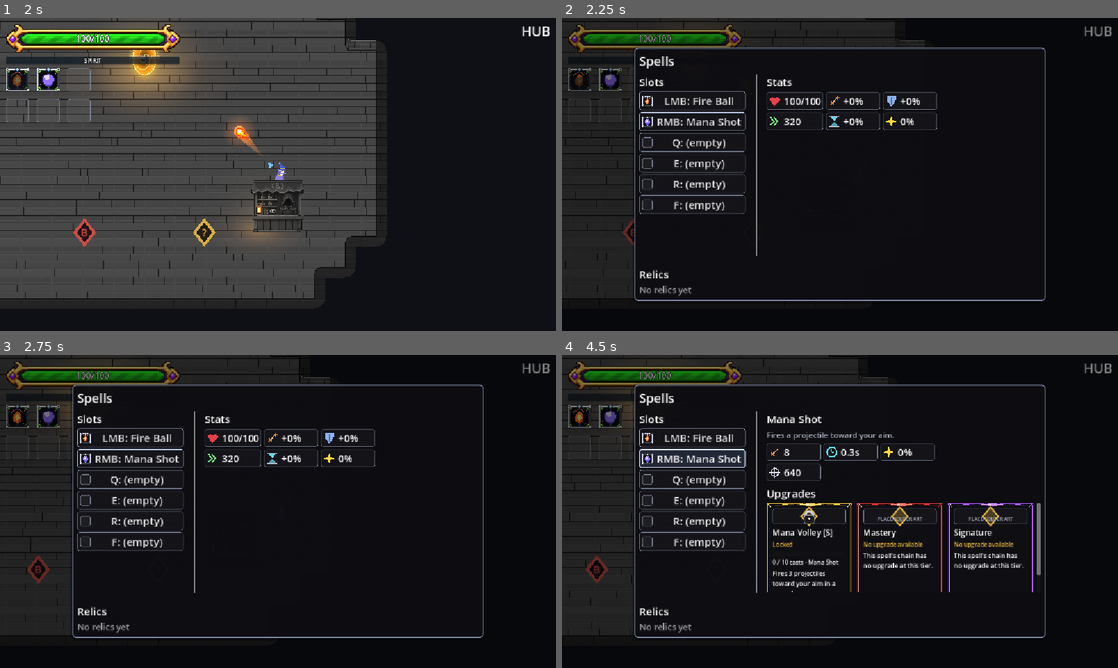
Above: before the commit, frames 1-4 (two rows, left to right).
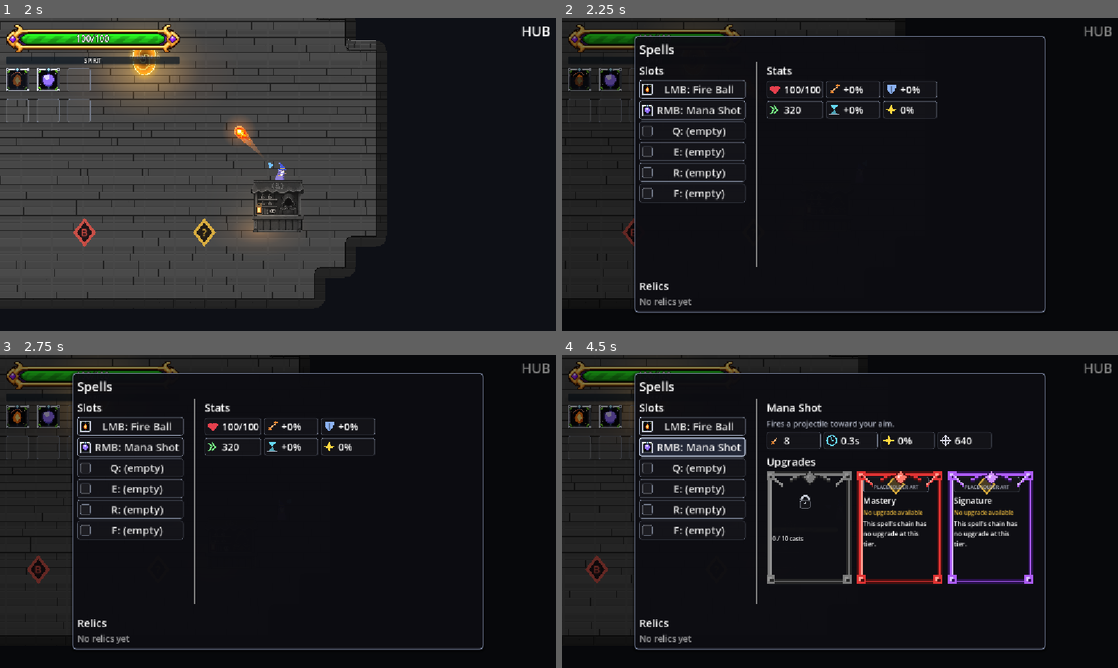
Above: after the commit, the same moments.

Repository: BestestGameStudio/gangU
Game: Godot game, scene res://game/core/main.tscn
The game is run twice, just before and just after one commit, with the same random seed, the same clock (stepped at 60 frames per second) and the same inputs. Sound files missing from this copy of the repository are replaced by a short silence.
Inputs (mouse positions are in pixels of both pictures, inside the frame that each line leads up to):
- Up to frame 1 (2 s): tap Enter at 0.5 s; move the mouse to (400, 158) at 0.52 s; hold D (move_right) 0.53-1.25 s; hold Space (cast) 0.53-1.25 s; click (400, 158) at 0.67 s; tap Shift (dash) at 0.8 s; drag from (166, 190) to (177, 58) at 1.27 s
- Up to frame 2 (2.25 s): move the mouse to (895, 105) at 2.02 s; hold D (move_right) from 2.03 s (still down); hold Tab (equip_panel) from 2.03 s (still down)
- Up to frame 3 (2.75 s): keep holding D (move_right); keep holding Tab (equip_panel); tap Space (cast) at 2.3 s
- Up to frame 4 (4.5 s): release D (move_right) at 2.75 s; release Tab (equip_panel) at 2.75 s; drag from (812, 574) to (600, 570) at 2.77 s; click "LMB: Fire Ball" at 3.5 s; click "RMB: Mana Shot" at 4.25 s

Frame 1 is identical in both runs. In frame 2, 7.6% of the frame differs, in the area x 12-87%, y 5-95%; in frame 3, 7.5%; in frame 4, 15%.

Commit message:
Preserve upgrade frame aspect and hide locked upgrade details (#715)

Diff:
--- a/game/ui/equip_panel.gd
+++ b/game/ui/equip_panel.gd
@@ -84,19 +84,10 @@
 # #712: all three 176px tier cards visible together at the default viewport.
 # Fixed width still prevents resizing when selecting/deselecting a spell.
 const DETAIL_WIDTH := 568.0
-## #441 (Daniel, 2026-11-09): the plate hugs its content instead of the old
-## 620px fixed height ("a lot of empty vertical space below the spell
-## slots"). Measured composition on the pinned harness: title 36 + sep 10 +
-## columns 376 (player stats 115 + sep + upgrades header ~35 + one full
-## upgrade card 216 at the #441 card width; the slots column needs 289) +
-## plate margins 20. Still FIXED so the #416 no-resize rule holds.
-## #427 rebase: the relics section (separator + header + one names row, 83)
-## sits below the columns, so the fixed height grows 442 -> 525 to keep the
-## tallest state (upgrade cards + relics) inside it without resizing.
-## #700 re-measure (2 cards, 3-column grid): the tallest state shrinks to
-## ~360 (player stats 115 at 3 columns + sep + header ~35 + card ~200),
-## so 525 still covers it with slack and stays fixed.
-const PANEL_HEIGHT := 525.0
+## #715: four core spell stats share one row before adding height. The
+## original 525px plate still clipped the native 3:4 frames, so add 48px
+## of fixed height; width stays unchanged. Smaller viewports retain scroll.
+const PANEL_HEIGHT := 573.0
 const SCREEN_MARGIN := 16.0
 var _relics_box: VBoxContainer
 var _relics_list: HFlowContainer
@@ -392,6 +383,7 @@
 func _refresh_stats() -> void:
 	if _player == null:
 		return
+	_stats_box.set_columns(4 if _selected != null else StatGrid.COLUMNS)
 	_stats_box.set_description(SpellDescription.for_spell(_selected))
 	if _selected != null:
 		_stats_box.set_entries(_selected.spell_name, StatSheet.spell_entries(_selected, _player, _caster))
--- a/game/ui/stat_grid.gd
+++ b/game/ui/stat_grid.gd
@@ -180,3 +180,7 @@
 func details_of(id: StringName) -> String:
 	var c := cell(id)
 	return c.details if c != null else ""
+
+## Selected spells use one row for the four core stats; extra stats wrap.
+func set_columns(count: int) -> void:
+	_grid.columns = maxi(count, 1)
--- a/game/ui/upgrade_card.gd
+++ b/game/ui/upgrade_card.gd
@@ -3,6 +3,7 @@
 ## #402 presentation only. The panel owns eligibility, path IDs and actions.
 ## Splash is deliberately a code-drawn placeholder, never claimed final art.
 const CARD_WIDTH := 176.0
+const CARD_HEIGHT := CARD_WIDTH * 64.0 / 48.0
 var name_label: Label
 var description_label: Label
 var action_label: Label
@@ -14,7 +15,7 @@
 var border_color: Color = UiStyle.B_ACCENT
 
 ## #700: ornate card frame (assets/sprites/ui/card-frame-*.png, SpriteU
-## format; provenance in assets/sprites/ui/SOURCE.md): nine-patch with a
+## format; provenance in assets/sprites/ui/SOURCE.md): aspect-preserved with a
 ## transparent interior, one colorway per upgrade tier (UiStyle.RANK_COLORS).
 const TIER_FRAMES: Array[Texture2D] = [
 	preload("res://assets/sprites/ui/card-frame-silver.png"),
@@ -22,11 +23,16 @@
 	preload("res://assets/sprites/ui/card-frame-red.png"),
 	preload("res://assets/sprites/ui/card-frame-purple.png"),
 ]
-var _frame: NinePatchRect
+var _frame: TextureRect
+var _border_tier := 0
+var _locked := false
+var _grey_material: ShaderMaterial
 
 class PlaceholderSplash extends Control:
 	var tint := Color(0.95, 0.75, 0.25)
+	var plain := false
 	func _draw() -> void:
+		if plain: return
 		var r := Rect2(Vector2.ZERO, size)
 		draw_style_box(UiStyle.row(UiStyle.B_DIM, 0), r)
 		var c := size * 0.5
@@ -43,7 +49,8 @@
 		draw_circle(c + Vector2(0, 5), 2, Color(0.85, 0.87, 0.9))
 
 func _init() -> void:
-	custom_minimum_size = Vector2(CARD_WIDTH, 200)
+	custom_minimum_size = Vector2(CARD_WIDTH, CARD_HEIGHT)
+	size_flags_vertical = Control.SIZE_SHRINK_BEGIN
 	mouse_default_cursor_shape = Control.CURSOR_POINTING_HAND
 	UiStyle.style_button(self, UiStyle.B_ACCENT, 10)
 	var margin := MarginContainer.new()
@@ -53,9 +60,13 @@
 	margin.add_theme_constant_override("margin_top", 12)
 	margin.add_theme_constant_override("margin_bottom", 12)
 	add_child(margin)
+	var scroll := ScrollContainer.new()
+	scroll.name = "CardContentScroll"
+	scroll.horizontal_scroll_mode = ScrollContainer.SCROLL_MODE_DISABLED
+	margin.add_child(scroll)
 	_content = VBoxContainer.new()
 	_content.add_theme_constant_override("separation", 5)
-	margin.add_child(_content)
+	scroll.add_child(_content)
 	splash = PlaceholderSplash.new()
 	splash.name = "PlaceholderSplash"
 	splash.custom_minimum_size = Vector2(0, 32)
@@ -109,14 +120,16 @@
 	for child: Control in find_children("*", "Control", true, false):
 		child.mouse_filter = Control.MOUSE_FILTER_IGNORE
 
-	_frame = NinePatchRect.new()
+	var grey_shader := Shader.new()
+	grey_shader.code = "shader_type canvas_item; void fragment() { vec4 c = texture(TEXTURE, UV); float g = dot(c.rgb, vec3(0.299, 0.587, 0.114)); COLOR = vec4(vec3(g * 0.6), c.a); }"
+	_grey_material = ShaderMaterial.new()
+	_grey_material.shader = grey_shader
+	_frame = TextureRect.new()
 	_frame.name = "TierFrame"
 	_frame.set_anchors_and_offsets_preset(Control.PRESET_FULL_RECT)
 	_frame.mouse_filter = Control.MOUSE_FILTER_IGNORE
-	_frame.patch_margin_left = 12
-	_frame.patch_margin_right = 12
-	_frame.patch_margin_top = 13
-	_frame.patch_margin_bottom = 4
+	_frame.expand_mode = TextureRect.EXPAND_IGNORE_SIZE
+	_frame.stretch_mode = TextureRect.STRETCH_KEEP_ASPECT_CENTERED
 	_frame.texture_filter = CanvasItem.TEXTURE_FILTER_NEAREST # pixel art: no softening
 	_frame.visible = false
 	add_child(_frame)
@@ -131,18 +144,26 @@
 	call_deferred("_fit_content")
 
 ## #712: state is supplied by the progression provider, never inferred from
-## button tint. Disabled states still expose their description and progress.
+## button tint. Locked tiers expose only a grey frame, lock and cast progress.
 func set_unlock_state(state: String, casts: int, threshold: int, prerequisite: String = "", source_name: String = "") -> void:
 	disabled = state not in ["ready", "token"]
 	mouse_default_cursor_shape = Control.CURSOR_ARROW if disabled else Control.CURSOR_POINTING_HAND
-	lock_sign.visible = state == "locked"
+	_locked = state == "locked"
+	lock_sign.visible = _locked
+	name_label.visible = not _locked
+	description_label.visible = not _locked
+	action_label.visible = not _locked
+	(splash as PlaceholderSplash).plain = _locked
+	splash.custom_minimum_size.y = 100.0 if _locked else 32.0
+	splash.queue_redraw()
+	_refresh_frame()
 	splash.get_node("PlaceholderLabel").visible = not lock_sign.visible
 	progress_bar.visible = state in ["locked", "ready", "token"]
 	progress_label.visible = progress_bar.visible
 	progress_bar.max_value = maxi(threshold, 1)
 	progress_bar.value = mini(casts, maxi(threshold, 0))
 	progress_label.text = "%d / %d casts" % [mini(casts, maxi(threshold, 0)), threshold]
-	if not source_name.is_empty():
+	if not _locked and not source_name.is_empty():
 		progress_label.text += " - " + source_name
 	match state:
 		"locked": action_label.text = "Locked" if prerequisite.is_empty() else "Locked - previous tier first"
@@ -153,8 +174,8 @@
 	tooltip_text = "%s\n%s\n%s" % [name_label.text, description_label.text, action_label.text]
 	if progress_label.visible:
 		tooltip_text += "\n" + progress_label.text
-	if not prerequisite.is_empty():
-		tooltip_text += "\nFirst unlock " + prerequisite
+	if _locked:
+		tooltip_text = progress_label.text
 	call_deferred("_fit_content")
 
 ## #451: restyle the card border (Daniel: the color of the tier the card
@@ -163,12 +184,18 @@
 	border_color = color
 	UiStyle.style_button(self, color, 10)
 
-## #700: show the ornate SpriteU card frame in the tier colorway instead of
+## #700/#715: show the aspect-preserved ornate card frame in the tier colorway instead of
 ## the flat code-drawn border. tier indexes TIER_FRAMES / RANK_COLORS.
 func set_border_tier(tier: int) -> void:
 	if _frame == null:
 		return
-	_frame.texture = TIER_FRAMES[clampi(tier, 0, TIER_FRAMES.size() - 1)]
+	_border_tier = clampi(tier, 0, TIER_FRAMES.size() - 1)
+	_refresh_frame()
+
+func _refresh_frame() -> void:
+	if _frame == null: return
+	_frame.texture = TIER_FRAMES[0 if _locked else _border_tier]
+	_frame.material = _grey_material if _locked else null
 	_frame.visible = true
 	_restyle_border(UiStyle.B_DIM)
 
@@ -177,15 +204,9 @@
 
 func _fit_content() -> void:
 	if not is_instance_valid(_content): return
-	var width := maxf(size.x - 24.0, 0.0)
+	var width := maxf(size.x - 40.0, 0.0)
 	if not is_equal_approx(_content.custom_minimum_size.x, width):
 		_content.custom_minimum_size.x = width
-	# Text wrapping can change minimum height without resizing the Button.
-	# Propagate it to the HBox so ScrollContainer has real scrollable content.
-	var text_height := 0.0
-	for label: Label in [name_label, description_label, action_label, progress_label]:
-		var font := label.get_theme_font("font")
-		text_height += font.get_multiline_string_size(label.text, HORIZONTAL_ALIGNMENT_LEFT, width, label.get_theme_font_size("font_size")).y
-	var height := maxf(200.0, maxf(text_height + 32.0 + 25.0, _content.get_combined_minimum_size().y) + 24.0)
-	if not is_equal_approx(custom_minimum_size.y, height):
-		custom_minimum_size.y = height
+	# Frame art is 48x64. Card height never follows the description length;
+	# long unlocked details scroll inside the frame instead of distorting it.
+	custom_minimum_size = Vector2(CARD_WIDTH, CARD_HEIGHT)
--- a/tests/ui/test712_upgrade_menu.gd
+++ b/tests/ui/test712_upgrade_menu.gd
@@ -35,6 +35,12 @@
 	await tick()
 	var viewport_rect := panel._upgrade_scroll.get_global_rect()
 	check(panel._upgrade_cards.all(func(card): return viewport_rect.encloses(card.progress_bar.get_global_rect()) and viewport_rect.encloses(card.progress_label.get_global_rect())), "three progress bars and counts fit without scrolling")
+	check(panel._upgrade_cards.all(func(card): return not card.name_label.visible and not card.description_label.visible and not card.action_label.visible), "locked cards hide name description and action")
+	check(panel._upgrade_cards.all(func(card): return card.tooltip_text == card.progress_label.text and not card.progress_label.text.contains(" - ")), "locked tooltips and counts do not reveal names")
+	check(panel._upgrade_cards.all(func(card): return is_equal_approx(card.size.y / card.size.x, 64.0 / 48.0) and card._frame.stretch_mode == TextureRect.STRETCH_KEEP_ASPECT_CENTERED), "all card frames preserve native aspect ratio")
+	check(panel._upgrade_cards.all(func(card): return card._frame.texture == UpgradeCard.TIER_FRAMES[0] and card._frame.material == card._grey_material), "locked tiers share grey border")
+	check(panel._upgrade_cards.all(func(card): return viewport_rect.encloses(card.get_global_rect())), "entire aspect-correct cards fit upgrade viewport")
+	check(panel._stats_box._grid.columns == 4, "four spell stats in one row")
 	var plate_size := panel._plate.size
 	panel._on_slot_pressed(2)
 	await tick()
@@ -54,6 +60,7 @@
 	check(progress.upgrade_menu(water)[1].state == "locked", "token never enables future step")
 	for i in 5: caster.spell_cast.emit(water)
 	check(progress.upgrade_menu(water)[0].state == "ready", "cast gate takes precedence over token")
+	check(panel._upgrade_cards[0].name_label.visible and panel._upgrade_cards[0].description_label.visible and panel._upgrade_cards[0].action_label.visible and panel._upgrade_cards[0]._frame.material == null, "ready card restores details and tier border")
 	panel._upgrade_cards[0].pressed.emit()
 	await tick()
 	check(caster.get_slots()[2] == chain[0].result_spell, "click replaces only the next spell")
@@ -61,6 +68,7 @@
 	check(panel._selected == chain[0].result_spell, "selection follows replacement")
 	menu = progress.upgrade_menu(chain[0].result_spell)
 	check(menu[0].state == "applied" and menu[1].state == "ready" and menu[2].state == "locked", "applied/current/future states after evolution")
+	check(panel._upgrade_cards[0].name_label.visible and panel._upgrade_cards[0].description_label.visible and panel._upgrade_cards[0].action_label.text == "Applied", "applied card keeps name details and status")
 	# Fresh state for token-only advancement, then a later tier's own XP.
 	progress._cast_counts.erase(chain[1].source_spell)
 	panel._refresh()
